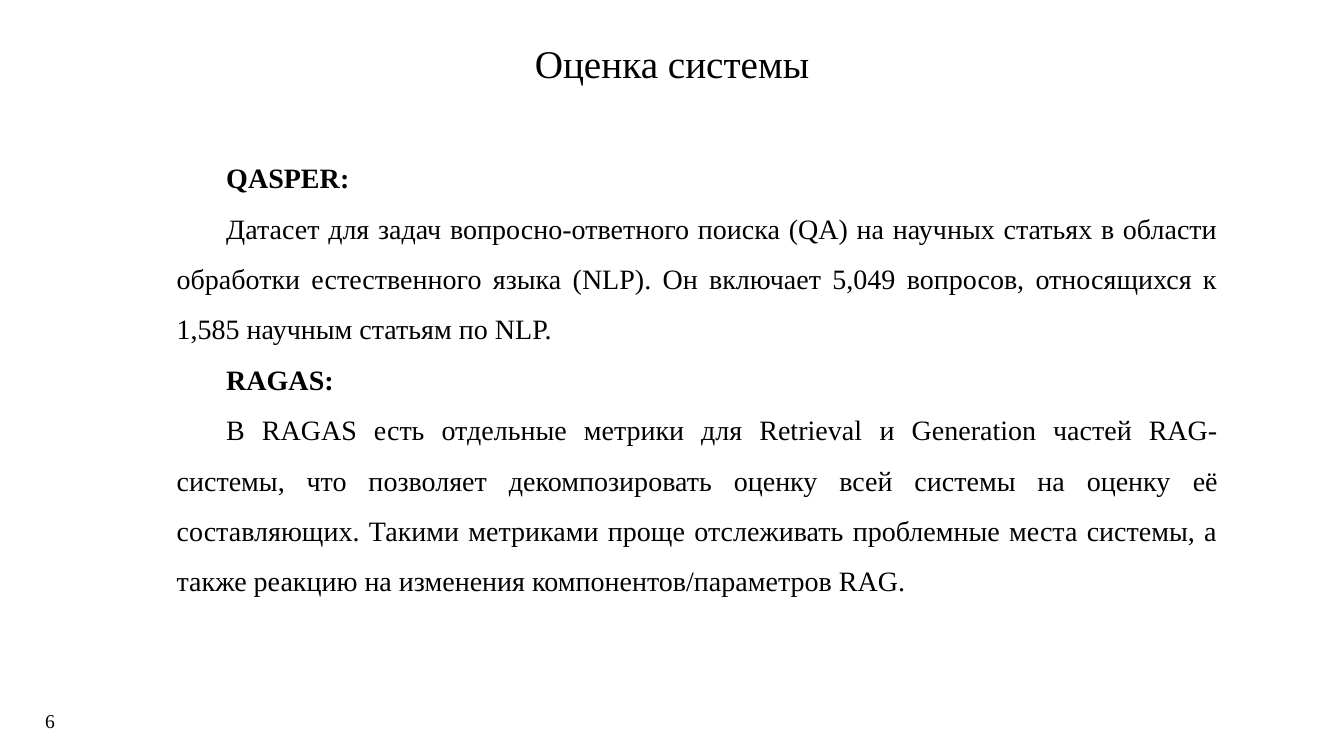
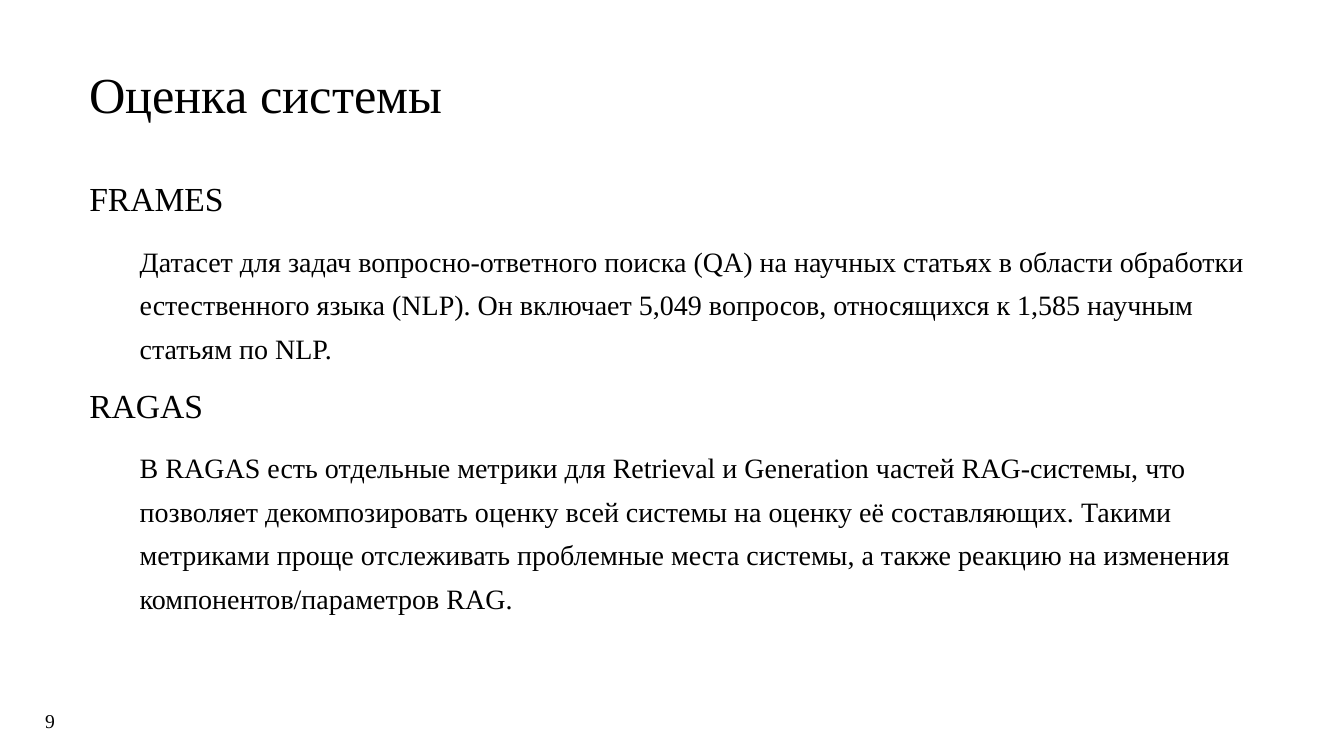
Before and after one commit to Syrenny/diploma-text, a slide deck: slide 9 of report_19.12/21930_Сыренный.pptx (slide 6 before the commit). Drawn at 1344x756 pixels with LibreOffice and Linux fonts; fonts in the diff are those of the drawing. Boxes give left, top, right and bottom in pixels: in the first picture for what was removed or moved away, otherwise in the second. Text is boxed around its words. In the diff, an @@ line names an element or a change of style, - is before the commit and + after.

```diff
--- a/report_19.12/21930_Сыренный.pptx
+++ b/report_19.12/21930_Сыренный.pptx
@@ title "Оценка системы": place and size @@
-title "Оценка системы" at [535,52,809,86]
+title "Оценка системы" at [89,79,443,123]
@@ title "Оценка системы" at [89,79,443,123]: size 28 to 36 pt; alignment centre to left; line spacing 0.9 to 1.3; vertical alignment top to middle @@
@@ text "FRAMES": place and size @@
-text "FRAMES" at [177,169,1218,597]
+text "FRAMES" at [89,188,1243,615]
@@ text at [89,188,223,212]: text changed; size 20 to 24 pt; bold off @@
-QASPER:
+FRAMES
@@ text at [140,252,1243,615]: alignment justified to left; list level 1 to 2 in "Датасет для задач вопросно-ответного поиска ..."; line spacing 1.5 to 1.3; list level 1 to 2 in "В RAGAS есть отдельные метрики ..." @@
@@ text at [89,395,203,419]: text changed; size 20 to 24 pt; bold off @@
-RAGAS:
+RAGAS
@@ page number at [45,715,55,729]: text changed @@
-6
+9
```
Also in this commit, not shown: 5 other slides changed, 5 slides added, 8 slides removed, 4 other files.
